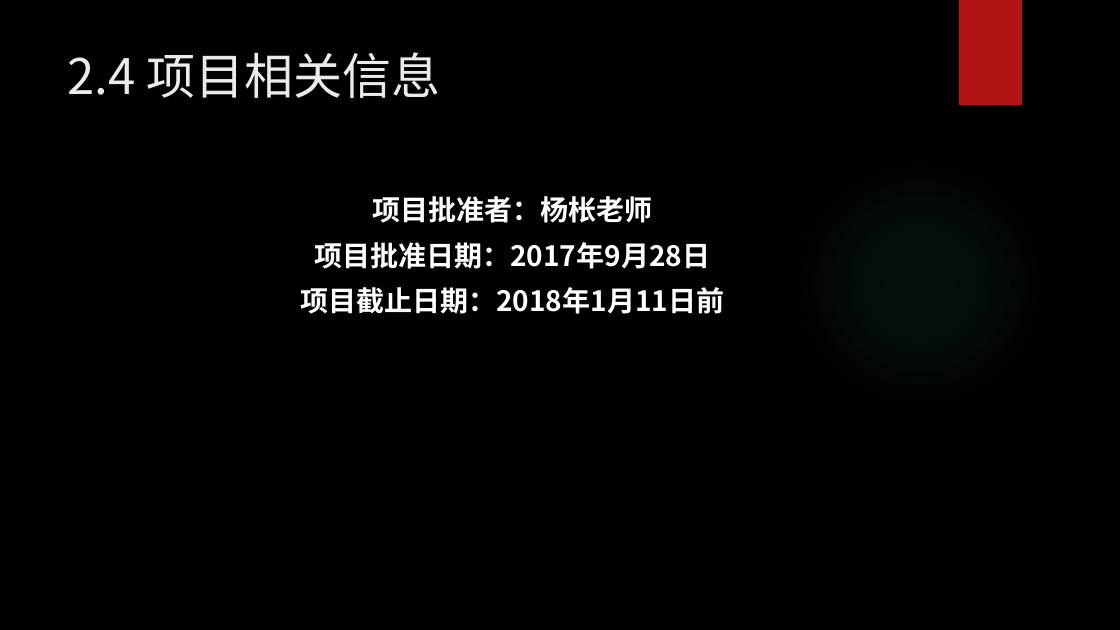
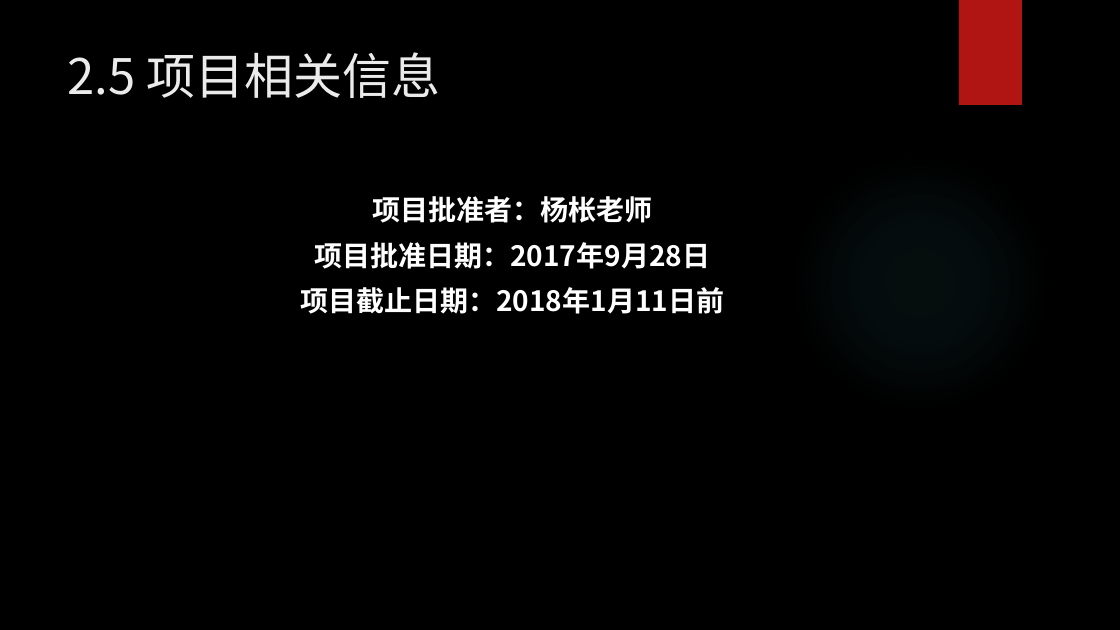
Before and after one commit to woncat/PRD2017, a slide deck: slide 14 of PRD-2017-G25-需求工程计划PPTV0.2.pptx. Drawn at 1120x630 pixels with LibreOffice and Linux fonts; fonts in the diff are those of the drawing; background and template pictures are left out. Boxes give left, top, right and bottom in pixels: in the first picture for what was removed or moved away, otherwise in the second. Text is boxed around its words. In the diff, an @@ line names an element or a change of style, - is before the commit and + after.

```diff
--- a/PRD-2017-G25-需求工程计划PPTV0.2.pptx
+++ b/PRD-2017-G25-需求工程计划PPTV0.2.pptx
@@ title at [68, 52, 441, 98]: text changed @@
-2.4 项目相关信息
+2.5 项目相关信息
```
Also in this commit, not shown: 6 other slides changed, 2 slides added, 1 slide removed, 2 other files.
